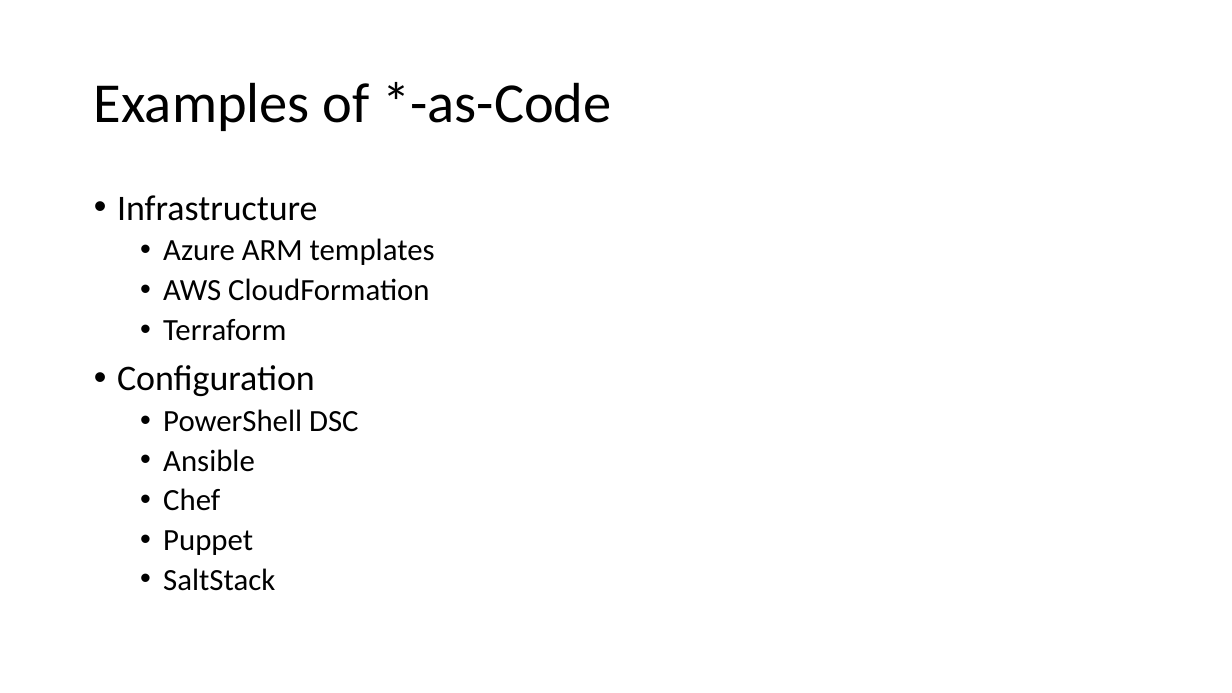
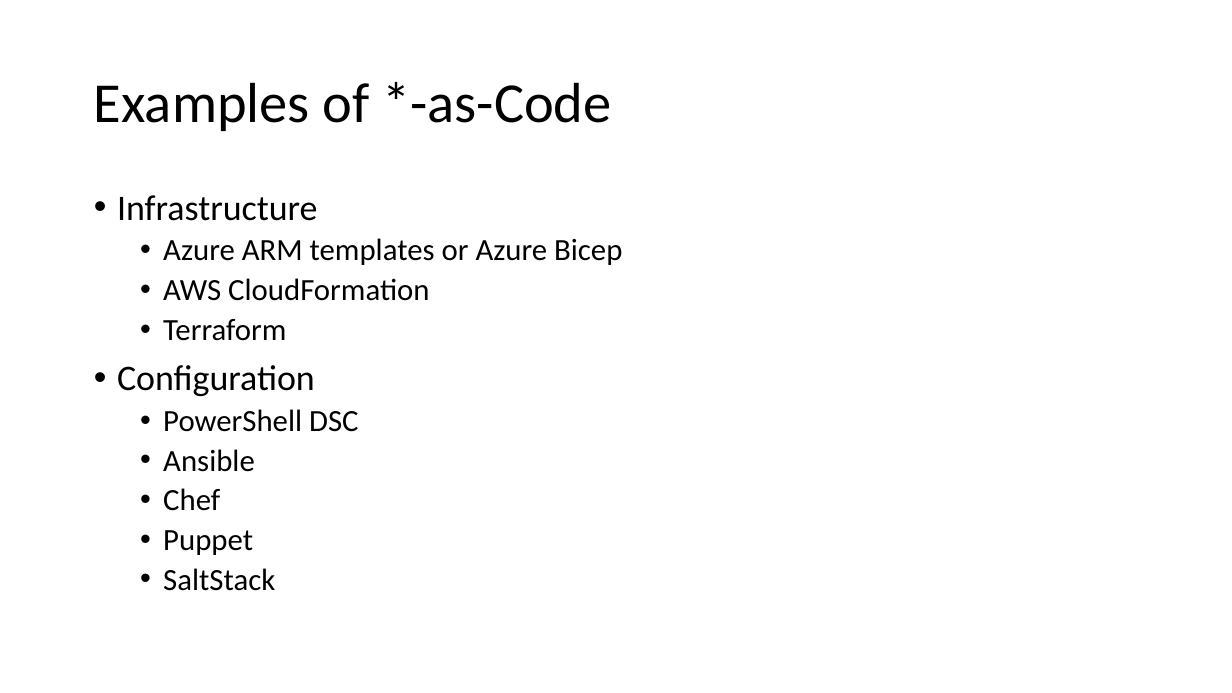
Before and after one commit to ThePoShWolf/Sessions, a slide deck: slide 4 of 2022-04-26 - aC the world! As Code for Anything/PowerShell Summit 2022 - aC the World!.pptx (slide 3 before the commit). Drawn at 1232x693 pixels with LibreOffice and Linux fonts; fonts in the diff are those of the drawing; background and template pictures are left out. Boxes give left, top, right and bottom in pixels: in the first picture for what was removed or moved away, otherwise in the second. Text is boxed around its words. In the diff, an @@ line names an element or a change of style, - is before the commit and + after.

```diff
--- a/2022-04-26 - aC the world! As Code for Anything/PowerShell Summit 2022 - aC the World!.pptx
+++ b/2022-04-26 - aC the world! As Code for Anything/PowerShell Summit 2022 - aC the World!.pptx
@@ text at [163, 238, 622, 265]: text changed @@
-  • Azure ARM templates
+  • Azure ARM templates or Azure Bicep
```
Also in this commit, not shown: 3 other slides changed, 3 slides added.
